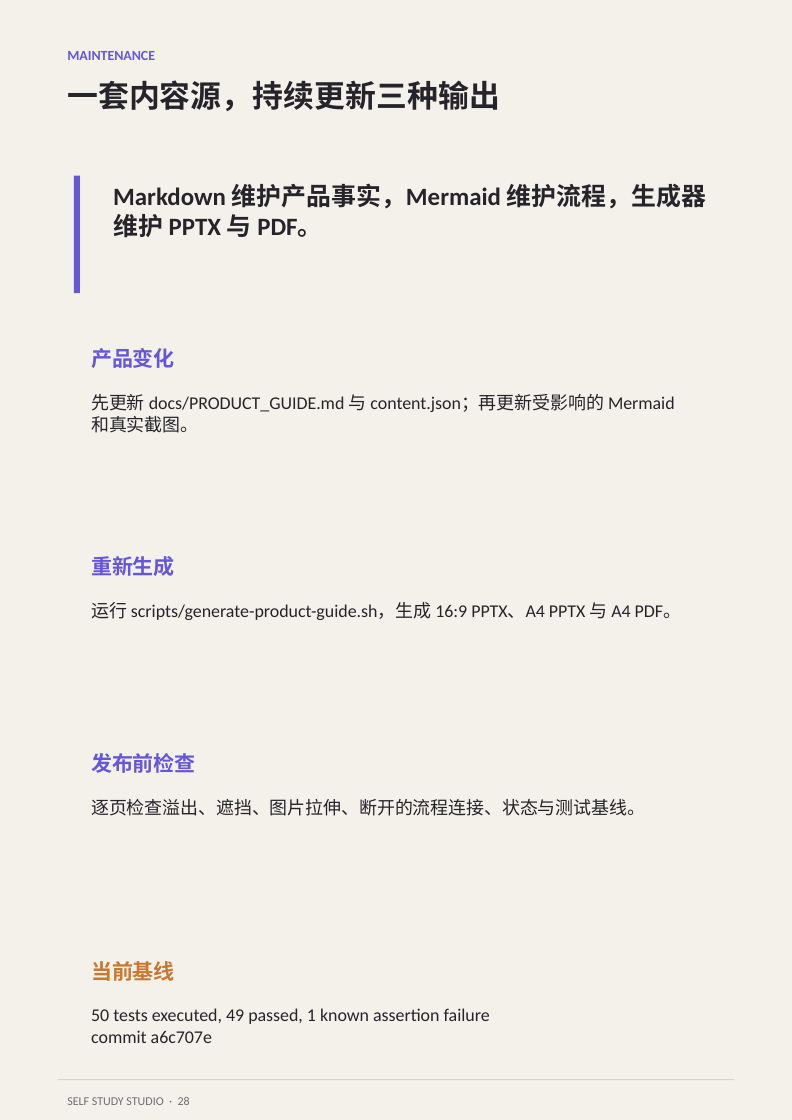
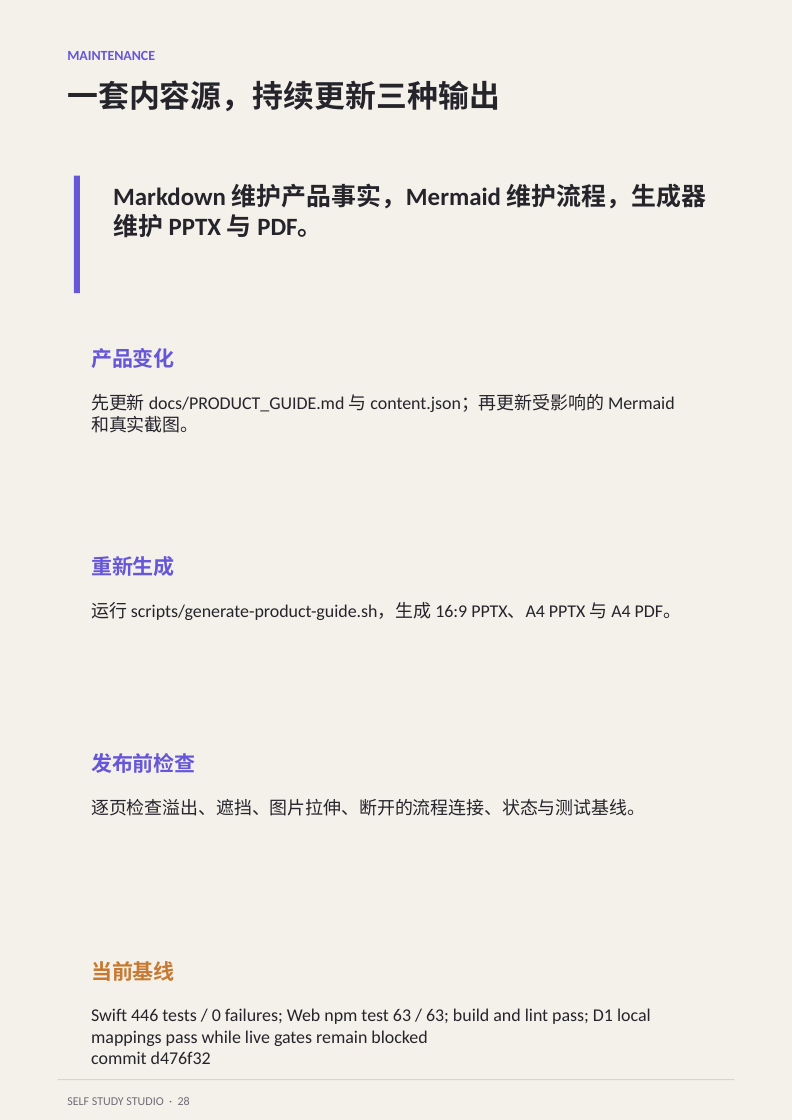
Before and after one commit to Panhe-C/self-study-studio, a slide deck: slide 28 of docs/product-guide/self-study-studio-product-guide-a4.pptx. Drawn at 792x1120 pixels with LibreOffice and Linux fonts; fonts in the diff are those of the drawing. Boxes give left, top, right and bottom in pixels: in the first picture for what was removed or moved away, otherwise in the second. Text is boxed around its words. In the diff, an @@ line names an element or a change of style, - is before the commit and + after.

```diff
--- a/docs/product-guide/self-study-studio-product-guide-a4.pptx
+++ b/docs/product-guide/self-study-studio-product-guide-a4.pptx
@@ text at box(91, 1008, 651, 1064): text changed @@
-50 tests executed, 49 passed, 1 known assertion failure
-commit a6c707e
+Swift 446 tests / 0 failures; Web npm test 63 / 63; build and lint pass; D1 local mappings pass while live gates remain blocked
+commit d476f32
```
Also in this commit, not shown: 15 other slides changed, 40 other files.
